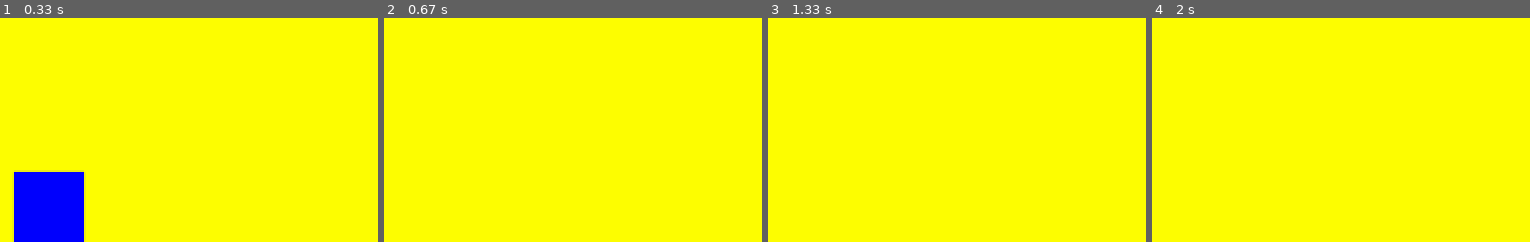
Above: before the commit, frames 1-4 (left to right).
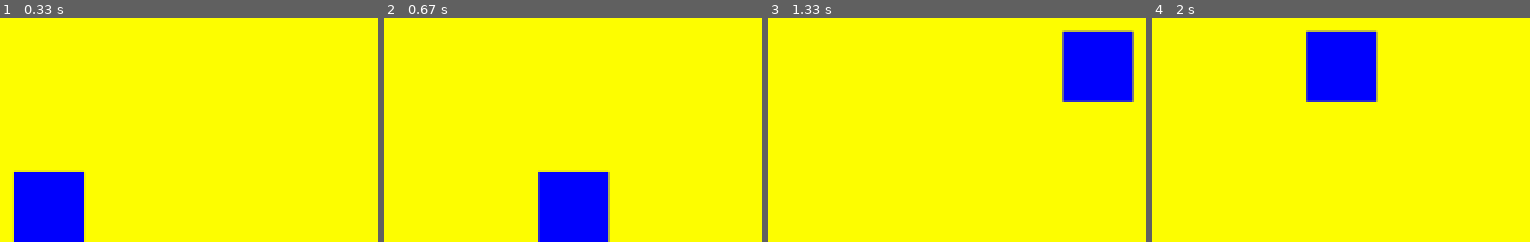
Above: after the commit, the same moments.

Repository: AyoubErrajraji/MonkeyBusiness
Game: pygame game, started from main.py
Two runs of this game, one before a commit and one after it. Both use one fixed random seed, a clock stepped at 60 frames per second and the inputs below.
Inputs (mouse positions are in pixels of both pictures, inside the frame that each line leads up to):
- Up to frame 1 (0.33 s): no input
- Up to frame 2 (0.67 s): hold Right from 0.33 s (still down); move the mouse to (outside the picture) at 0.37 s
- Up to frame 3 (1.33 s): release Right at 0.8 s; hold Up 0.83-1.13 s; move the mouse to (outside the picture) at 0.87 s; hold Right from 1.17 s (still down); move the mouse to (outside the picture) at 1.2 s
- Up to frame 4 (2 s): release Right at 1.63 s; hold Left from 1.67 s (still down); move the mouse to (outside the picture) at 1.7 s

Frame 1 is identical in both runs. In frame 2, 6.0% of the frame differs, in the area x 40-60%, y 68-100%; in frame 3, 6.1%, in the area x 77-97%, y 5-38%; in frame 4, 6.1%.

Commit message:
Fixed unlimited movement

Diff:
--- a/crosstheroad_lib/crosstheroad.py
+++ b/crosstheroad_lib/crosstheroad.py
@@ -38,6 +38,7 @@
     def move(self, xdir, ydir):
             self.y += ydir * self.config.grid
             self.x += xdir * self.config.grid
+
 
 class Car(Rectangle):
     pass
@@ -82,7 +83,7 @@
                     self.quit = True
                     pygame.quit()
                     sys.exit()
+                self.update()
 
             self.blit()
-            self.update()
             pygame.display.update()
